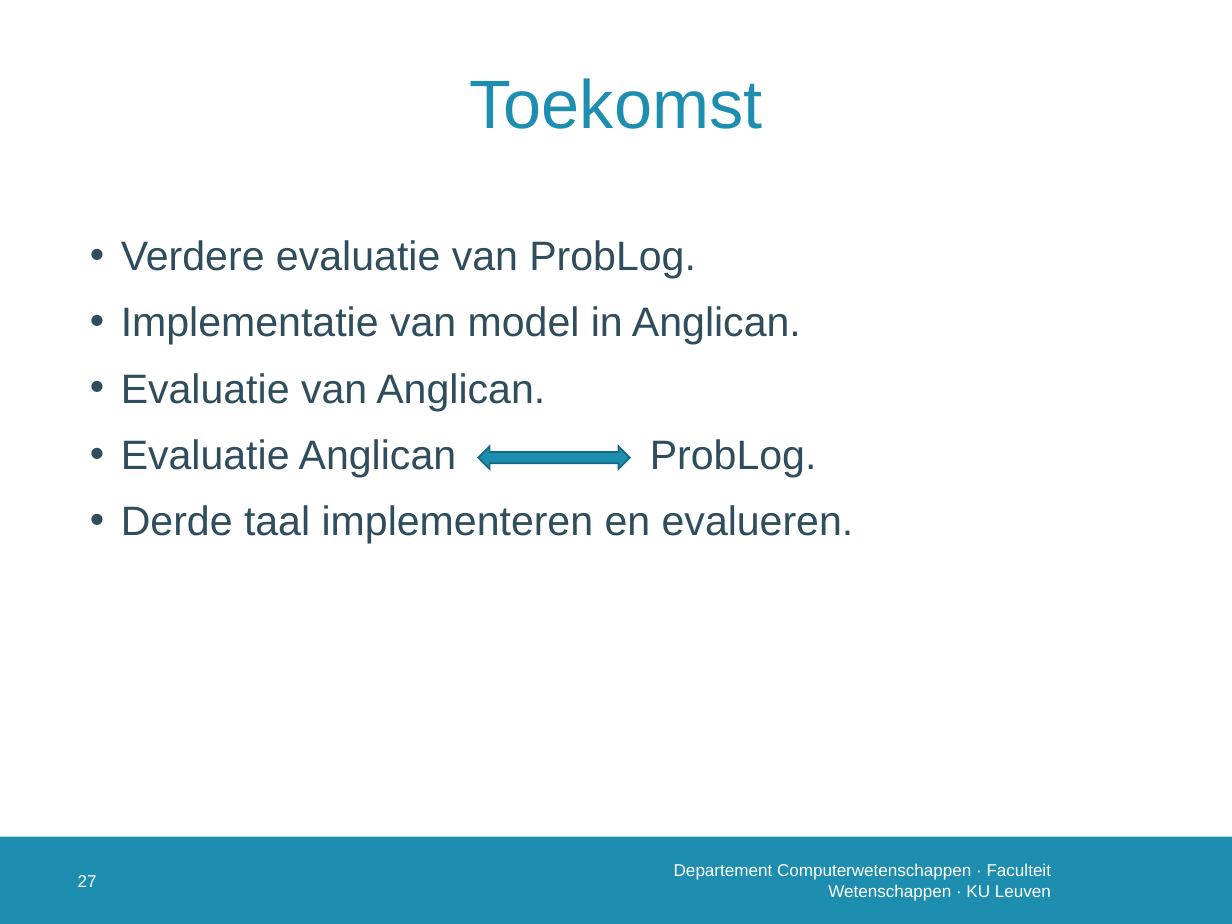
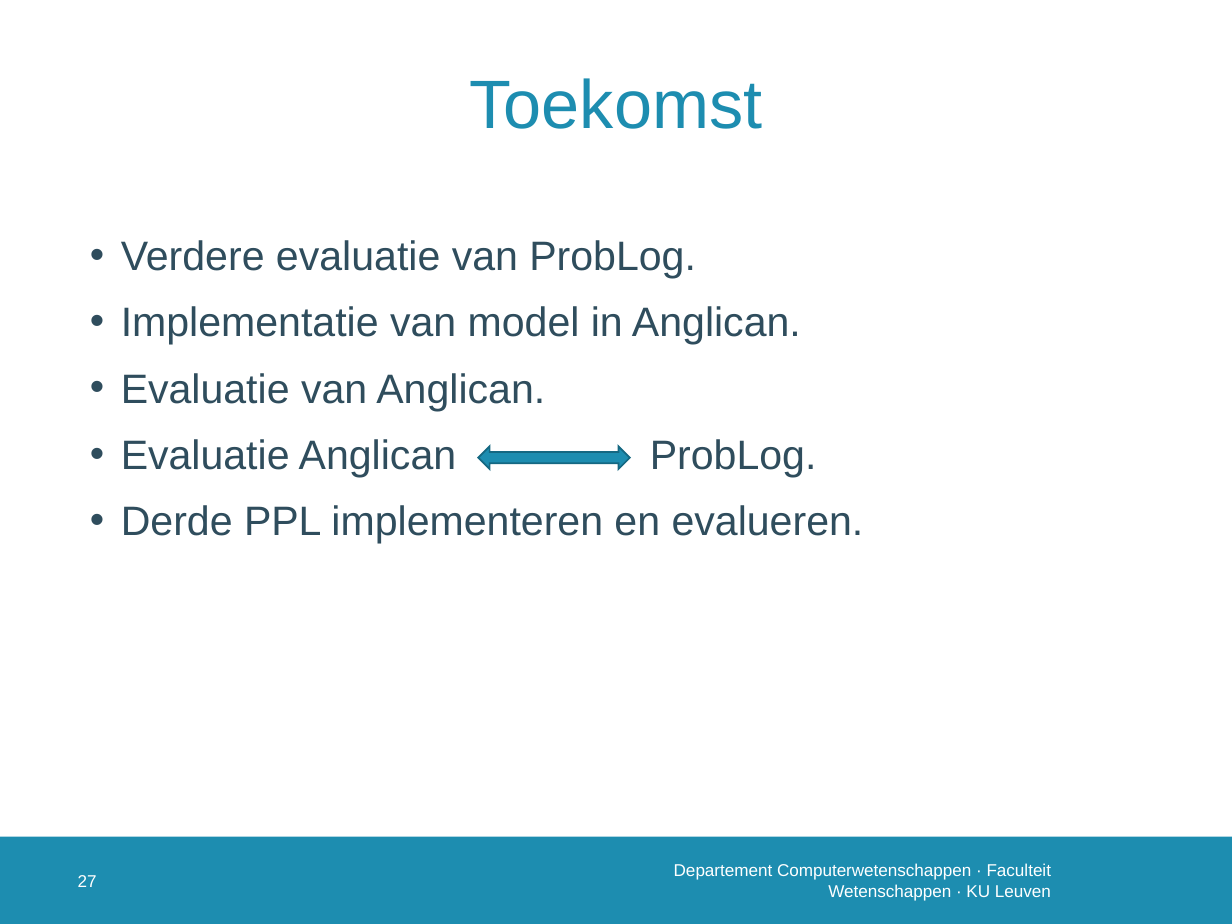
Before and after one commit to susverwimp/T208-Probabilistic-Programming-A-Case-Study, a slide deck: slide 28 of thesis/presentations/2 second/second.pptx. Drawn at 1232x924 pixels with LibreOffice and Linux fonts; fonts in the diff are those of the drawing; background and template pictures are left out. Boxes give left, top, right and bottom in pixels: in the first picture for what was removed or moved away, otherwise in the second. Text is boxed around its words. In the diff, an @@ line names an element or a change of style, - is before the commit and + after.

```diff
--- a/thesis/presentations/2 second/second.pptx
+++ b/thesis/presentations/2 second/second.pptx
@@ text at bbox=[121, 505, 864, 544]: text changed @@
-• Derde taal implementeren en evalueren.
+• Derde PPL implementeren en evalueren.
```
Also in this commit, not shown: 7 other slides changed.
